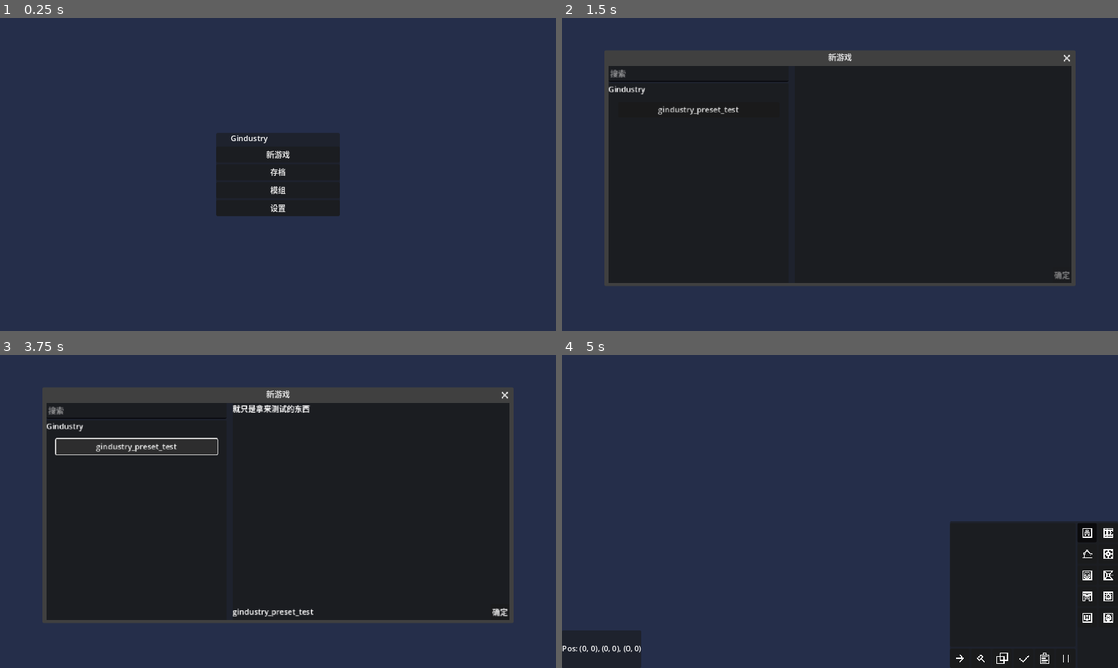
Above: before the commit, frames 1-4 (two rows, left to right).
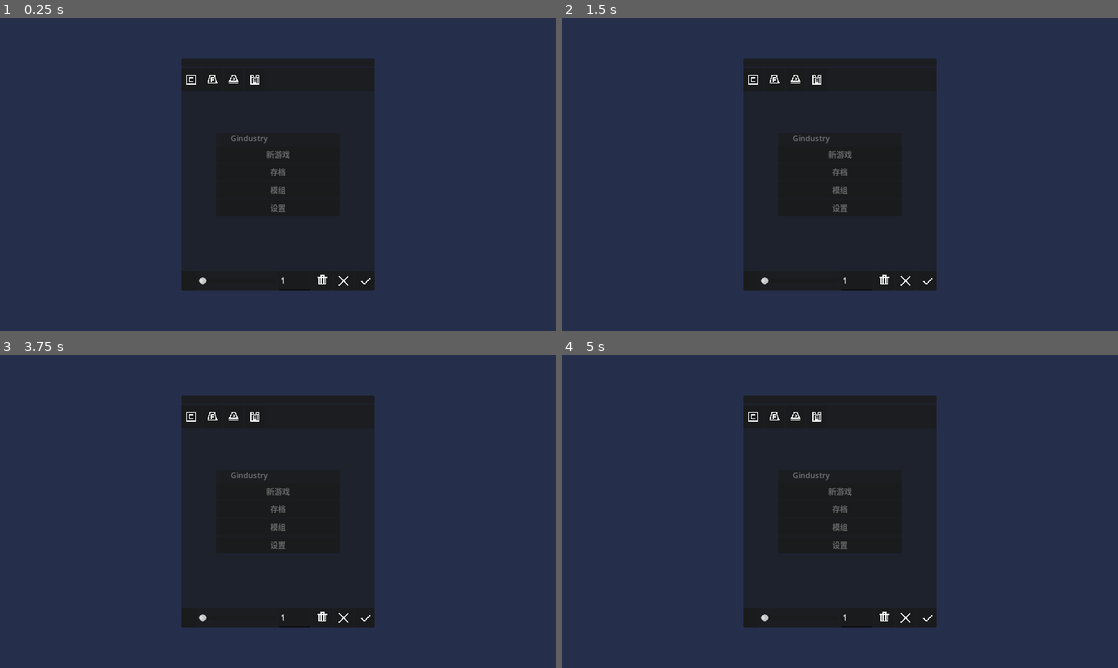
Above: after the commit, the same moments.

Repository: aawwaaa/gindustry
Game: Godot game, scene res://ui/main.tscn
Same seed, same stepped clock (60 frames per second), same inputs: the game is played once before the commit and once after it.
Inputs (mouse positions are in pixels of both pictures, inside the frame that each line leads up to):
- Up to frame 1 (0.25 s): no input
- Up to frame 2 (1.5 s): click "新游戏" at 0.5 s; click "存档" at 1.25 s
- Up to frame 3 (3.75 s): click "模组" at 2 s; click "设置" at 2.75 s; click (139, 445) at 3.5 s, where only the run before the commit has a clickable "gindustry_preset_test"
- Up to frame 4 (5 s): click (1062, 611) at 4.25 s, where only the run before the commit has a clickable "确定"

The runs differ from the first frame. In frame 1, 20% of the frame differs, in the area x 32-68%, y 12-88%; in frame 2, 40%; in frame 3, 41%; in frame 4, 42%, in the area x 0-100%, y 12-100%.
Error before the commit: Parse Error: The member "icon" already exists in parent class Content. (res://types/contents/building_type.gd:6)

Commit message:
flat content selector

Diff:
--- a/contents/content_types/building.tres
+++ b/contents/content_types/building.tres
@@ -10,5 +10,5 @@
 [resource]
 script = ExtResource("1_vlh1p")
 icon = SubResource("AtlasTexture_pe2dg")
-order = 0
+order = 22
 name = "building"
--- a/contents/content_types/content.tres
+++ b/contents/content_types/content.tres
@@ -1,7 +1,8 @@
-[gd_resource type="Resource" script_class="ContentType" load_steps=4 format=3 uid="uid://bm1qqnho0luuq"]
+[gd_resource type="Resource" script_class="ContentType" load_steps=5 format=3 uid="uid://bm1qqnho0luuq"]
 
 [ext_resource type="Texture2D" uid="uid://bitk566038c3w" path="res://assets/content_types.png" id="1_42i1r"]
 [ext_resource type="Script" path="res://types/resource_types/content_type.gd" id="1_xgiru"]
+[ext_resource type="PackedScene" uid="uid://bogigwx26o75l" path="res://ui/game/content_selector/flat_content_selector_panel.tscn" id="3_oxpjs"]
 
 [sub_resource type="AtlasTexture" id="AtlasTexture_a8eas"]
 atlas = ExtResource("1_42i1r")
@@ -10,5 +11,6 @@
 [resource]
 script = ExtResource("1_xgiru")
 icon = SubResource("AtlasTexture_a8eas")
+selector_panel = ExtResource("3_oxpjs")
 order = 10
 name = "content"
--- a/contents/content_types/entity.tres
+++ b/contents/content_types/entity.tres
@@ -1,7 +1,8 @@
-[gd_resource type="Resource" script_class="ContentType" load_steps=4 format=3 uid="uid://1duucqa2baal"]
+[gd_resource type="Resource" script_class="ContentType" load_steps=5 format=3 uid="uid://1duucqa2baal"]
 
 [ext_resource type="Script" path="res://types/resource_types/content_type.gd" id="1_5fol8"]
 [ext_resource type="Texture2D" uid="uid://bitk566038c3w" path="res://assets/content_types.png" id="1_6ywlp"]
+[ext_resource type="PackedScene" uid="uid://bogigwx26o75l" path="res://ui/game/content_selector/flat_content_selector_panel.tscn" id="3_ng6bh"]
 
 [sub_resource type="AtlasTexture" id="AtlasTexture_j73fl"]
 atlas = ExtResource("1_6ywlp")
@@ -10,5 +11,6 @@
 [resource]
 script = ExtResource("1_5fol8")
 icon = SubResource("AtlasTexture_j73fl")
-order = 0
+selector_panel = ExtResource("3_ng6bh")
+order = 20
 name = "entity"
--- a/contents/content_types/floor.tres
+++ b/contents/content_types/floor.tres
@@ -1,7 +1,8 @@
-[gd_resource type="Resource" script_class="ContentType" load_steps=4 format=3 uid="uid://obh167qdaeoh"]
+[gd_resource type="Resource" script_class="ContentType" load_steps=5 format=3 uid="uid://obh167qdaeoh"]
 
 [ext_resource type="Script" path="res://types/resource_types/content_type.gd" id="1_8a2gu"]
 [ext_resource type="Texture2D" uid="uid://bitk566038c3w" path="res://assets/content_types.png" id="1_ystlq"]
+[ext_resource type="PackedScene" uid="uid://bogigwx26o75l" path="res://ui/game/content_selector/flat_content_selector_panel.tscn" id="3_01vew"]
 
 [sub_resource type="AtlasTexture" id="AtlasTexture_ecmsn"]
 atlas = ExtResource("1_ystlq")
@@ -10,5 +11,6 @@
 [resource]
 script = ExtResource("1_8a2gu")
 icon = SubResource("AtlasTexture_ecmsn")
-order = 0
+selector_panel = ExtResource("3_01vew")
+order = 15
 name = "floor"
--- a/contents/content_types/item.tres
+++ b/contents/content_types/item.tres
@@ -10,5 +10,5 @@
 [resource]
 script = ExtResource("1_kq2m3")
 icon = SubResource("AtlasTexture_yaiqx")
-order = 0
+order = 11
 name = "item"
--- a/contents/content_types/overlay.tres
+++ b/contents/content_types/overlay.tres
@@ -1,7 +1,8 @@
-[gd_resource type="Resource" script_class="ContentType" load_steps=4 format=3 uid="uid://cpigbdgxugggv"]
+[gd_resource type="Resource" script_class="ContentType" load_steps=5 format=3 uid="uid://cpigbdgxugggv"]
 
 [ext_resource type="Script" path="res://types/resource_types/content_type.gd" id="1_77tkn"]
 [ext_resource type="Texture2D" uid="uid://bitk566038c3w" path="res://assets/content_types.png" id="1_uwh3j"]
+[ext_resource type="PackedScene" uid="uid://bogigwx26o75l" path="res://ui/game/content_selector/flat_content_selector_panel.tscn" id="3_cuyus"]
 
 [sub_resource type="AtlasTexture" id="AtlasTexture_tdjwg"]
 atlas = ExtResource("1_uwh3j")
@@ -10,5 +11,6 @@
 [resource]
 script = ExtResource("1_77tkn")
 icon = SubResource("AtlasTexture_tdjwg")
-order = 0
+selector_panel = ExtResource("3_cuyus")
+order = 16
 name = "overlay"
--- a/contents/content_types/recipe.tres
+++ b/contents/content_types/recipe.tres
@@ -10,5 +10,5 @@
 [resource]
 script = ExtResource("1_irq8j")
 icon = SubResource("AtlasTexture_ea2hi")
-order = 0
+order = 14
 name = "recipe"
--- a/mods/gindustry/scripts/main.gd
+++ b/mods/gindustry/scripts/main.gd
@@ -75,7 +75,7 @@
     for texture in sorted_by_tilemap_texture:
         var source = TileSetAtlasSource.new();
         source.texture = texture;
-        source.texture_region_size = Vector2i(Global.TILE_SIZE, Global.TILE_SIZE);
+        source.texture_region_size = Global.TILE_SIZE_VECTOR;
         var source_id = tile_set.add_source(source);
         for content in sorted_by_tilemap_texture[texture]:
             source.create_tile(content.tile_coords)
@@ -84,6 +84,10 @@
             content.tile_source_id = source_id
             if content is Gindustry_Floor or content is Gindustry_Overlay:
                 content._init_source(source)
+            var icon = AtlasTexture.new()
+            icon.atlas = texture
+            icon.region = Rect2(content.tile_coords * Global.TILE_SIZE_VECTOR, Global.TILE_SIZE_VECTOR)
+            content.icon = icon
             Contents.register_content(content);
             target[content.id] = content;
 
--- a/types/contents/building_type.gd
+++ b/types/contents/building_type.gd
@@ -3,7 +3,6 @@
 
 const BUILDING_TYPE = preload("res://contents/content_types/building.tres")
 
-@export var icon: Texture2D
 @export var shadow: PackedScene:
     get: return shadow if shadow else _get_default_building_shadow()
 
--- a/ui/game/content_selector/content_selector_layer.gd
+++ b/ui/game/content_selector/content_selector_layer.gd
@@ -19,6 +19,7 @@
 var current_content: Content = null
 var current_amount: float = 1:
     set = set_current_amount
+var current_filter: Callable; # (type: ContentType) -> bool
 var old_content: Content = null
 var old_amount: float = 1;
 var current_allow_float: bool = false
@@ -26,8 +27,11 @@
 func _on_game_ui_contents_loaded() -> void:
     var types = Types.get_types(ContentType.TYPE).values().duplicate() as Array[ContentType]
     types.sort_custom(func(a, b): return a.order < b.order)
+    var first: ContentType = null
     for content_type in types:
         if not content_type.selector_panel: continue
+
+        if not first: first = content_type
 
         var button = Button.new()
         button.icon = content_type.icon
@@ -37,30 +41,50 @@
         content_type_to_button[content_type] = button
 
         var instance = content_type.selector_panel.instantiate()
-        %Panelcontainer.add_child(instance)
+        instance.content_type = content_type
+        %SelectorPanels.add_child(instance)
         instance.selected_changed.connect(_on_instance_selected_changed)
         instance.load_contents()
         instance.hide_panel()
 
         content_type_to_panel[content_type] = instance
+    show_content_type(first)
 
 func show_content_type(content_type: ContentType) -> void:
     if current_type:
         content_type_to_panel[current_type].hide_panel()
         content_type_to_button[current_type].button_pressed = false
+    if not content_type:
+        current_type = null
+        return
     content_type_to_panel[content_type].show_panel()
     content_type_to_button[content_type].button_pressed = true
     current_type = content_type
 
-func select_content(content: Content, amount: float, allow_float: bool = false) -> SelectContentReturnValue:
+func select_content(content: Content, amount: float, allow_float: bool = false, filter: Callable = func(v): return true) -> SelectContentReturnValue:
     old_content = content
     old_amount = amount
     current_content = content
     current_amount = amount
     current_allow_float = allow_float
+    current_filter = filter
+    update_filter()
     visible = true
     await submit
     return SelectContentReturnValue.new(current_content, current_amount)
+
+func update_filter() -> void:
+    var first: ContentType = null
+    var types = Types.get_types(ContentType.TYPE).values() as Array[ContentType]
+    for content_type in types:
+        var visible = current_filter.call(content_type)
+        content_type_to_button[content_type].visible = visible
+        if not visible: continue
+        first = content_type
+    if current_type:
+        var visible = current_filter.call(current_type)
+        if visible: return
+    show_content_type(first)
 
 func set_current_content(value: Content) -> void:
     current_content = value
@@ -69,12 +93,14 @@
         var texture = content_type_to_panel[current_type].get_texture_for(value)
         %CurrentSelected.texture = texture
     else:
+        show_content_type(null)
         %CurrentSelected.texture = null
 
 func set_current_amount(value: float) -> void:
     current_amount = value
     %AmountSlider.set_value_no_signal(value)
-    %Amount.text = value
+    if not %Amount.has_focus():
+        %Amount.text = str(value)
 
 func set_current_allow_float(value: bool) -> void:
     current_allow_float = value
@@ -122,3 +148,6 @@
         velocity = event.relative
     if velocity != Vector2.ZERO:
         %Panel.position += velocity
+
+func _on_amount_text_submitted(new_text: String) -> void:
+    %Amount.release_focus()
--- a/ui/game/content_selector/content_selector_layer.tscn
+++ b/ui/game/content_selector/content_selector_layer.tscn
@@ -33,6 +33,7 @@
 [node name="DragButton" type="Button" parent="Panel/VBoxContainer/PanelContainer3"]
 custom_minimum_size = Vector2(0, 16)
 layout_mode = 2
+focus_mode = 0
 flat = true
 
 [node name="PanelContainer2" type="PanelContainer" parent="Panel/VBoxContainer"]
@@ -74,30 +75,38 @@
 layout_mode = 2
 size_flags_horizontal = 3
 size_flags_vertical = 4
+focus_mode = 0
 max_value = 1000.0
-step = 0.0
+step = 0.1
+allow_greater = true
+allow_lesser = true
 
 [node name="Amount" type="LineEdit" parent="Panel/VBoxContainer/PanelContainer/HBoxContainer"]
 unique_name_in_owner = true
 layout_mode = 2
+focus_mode = 1
 text = "1"
 virtual_keyboard_type = 2
 
 [node name="Clear" type="Button" parent="Panel/VBoxContainer/PanelContainer/HBoxContainer"]
 layout_mode = 2
+focus_mode = 0
 icon = ExtResource("2_yn8x2")
 
 [node name="Cancel" type="Button" parent="Panel/VBoxContainer/PanelContainer/HBoxContainer"]
 layout_mode = 2
+focus_mode = 0
 icon = ExtResource("3_ssf2t")
 
 [node name="Confirm" type="Button" parent="Panel/VBoxContainer/PanelContainer/HBoxContainer"]
 layout_mode = 2
+focus_mode = 0
 icon = ExtResource("4_j0vla")
 
 [connection signal="gui_input" from="Panel/VBoxContainer/PanelContainer3/DragButton" to="." method="_on_drag_button_gui_input"]
 [connection signal="value_changed" from="Panel/VBoxContainer/PanelContainer/HBoxContainer/AmountSlider" to="." method="_on_amount_slider_value_changed"]
 [connection signal="text_changed" from="Panel/VBoxContainer/PanelContainer/HBoxContainer/Amount" to="." method="_on_amount_text_changed"]
+[connection signal="text_submitted" from="Panel/VBoxContainer/PanelContainer/HBoxContainer/Amount" to="." method="_on_amount_text_submitted"]
 [connection signal="pressed" from="Panel/VBoxContainer/PanelContainer/HBoxContainer/Clear" to="." method="_on_clear_pressed"]
 [connection signal="pressed" from="Panel/VBoxContainer/PanelContainer/HBoxContainer/Cancel" to="." method="_on_cancel_pressed"]
 [connection signal="pressed" from="Panel/VBoxContainer/PanelContainer/HBoxContainer/Confirm" to="." method="_on_confirm_pressed"]
--- a/ui/game/content_selector/content_selector_panel.gd
+++ b/ui/game/content_selector/content_selector_panel.gd
@@ -2,6 +2,8 @@
 extends VBoxContainer
 
 signal selected_changed(selected: Content)
+
+var content_type: ContentType
 
 func _load_contents() -> void:
     pass
@@ -10,7 +12,7 @@
     pass
 
 func _get_texture_for(content: Content) -> Texture2D:
-    return null
+    return content.icon
 
 func load_contents() -> void:
     _load_contents()
--- /dev/null
+++ b/ui/game/content_selector/flat_content_selector_panel.gd
@@ -0,0 +1,42 @@
+class_name FlatContentSelectorPanel
+extends ContentSelectorPanel
+
+var group: ButtonGroup
+var button_to_content: Dictionary = {}
+var content_to_button: Dictionary = {}
+
+@onready var container: HFlowContainer = %Container
+
+func _load_contents() -> void:
+    group = ButtonGroup.new()
+    group.allow_unpress = true
+
+    for content in content_type.contents:
+        var button = Button.new()
+        button.icon = get_texture_for(content)
+        button.toggle_mode = true
+        button.button_group = group
+        button.focus_mode = Control.FOCUS_NONE
+        button.tooltip_text = "{localized} ( {full_id} )".format({
+            localized = tr(content.get_tr_name()),
+            full_id = content.full_id
+        })
+        button.toggled.connect(_on_button_toggled)
+        container.add_child(button)
+        button_to_content[button] = content
+        content_to_button[content] = button
+
+func _on_button_toggled(pressed: bool) -> void:
+    var button = group.get_pressed_button()
+    if not button:
+        selected_changed.emit(null)
+        return
+    selected_changed.emit(button_to_content[button])
+
+func _set_selected(selected: Content) -> void:
+    if not selected:
+        var button = group.get_pressed_button()
+        if not button: return
+        button.button_pressed = false
+        return
+    content_to_button[selected].button_pressed = true
--- /dev/null
+++ b/ui/game/content_selector/flat_content_selector_panel.tscn
@@ -0,0 +1,13 @@
+[gd_scene load_steps=2 format=3 uid="uid://bogigwx26o75l"]
+
+[ext_resource type="Script" path="res://ui/game/content_selector/flat_content_selector_panel.gd" id="1_dyoc0"]
+
+[node name="FlatContentSelectorPanel" type="VBoxContainer"]
+size_flags_horizontal = 3
+size_flags_vertical = 3
+script = ExtResource("1_dyoc0")
+
+[node name="Container" type="HFlowContainer" parent="."]
+unique_name_in_owner = true
+layout_mode = 2
+size_flags_vertical = 3
--- a/ui/game/game_ui.tscn
+++ b/ui/game/game_ui.tscn
@@ -25,7 +25,6 @@
 
 [node name="ContentSelectorLayer" parent="." instance=ExtResource("4_k1l3q")]
 unique_name_in_owner = true
-visible = false
 
 [node name="PauseMenu" parent="." instance=ExtResource("4_kutpy")]
 unique_name_in_owner = true
Not shown: 1 places in ui/game/content_selector/content_selector_layer.tscn that only renumber resources
Not shown: 1 places in ui/game/game_ui.tscn that only renumber resources
